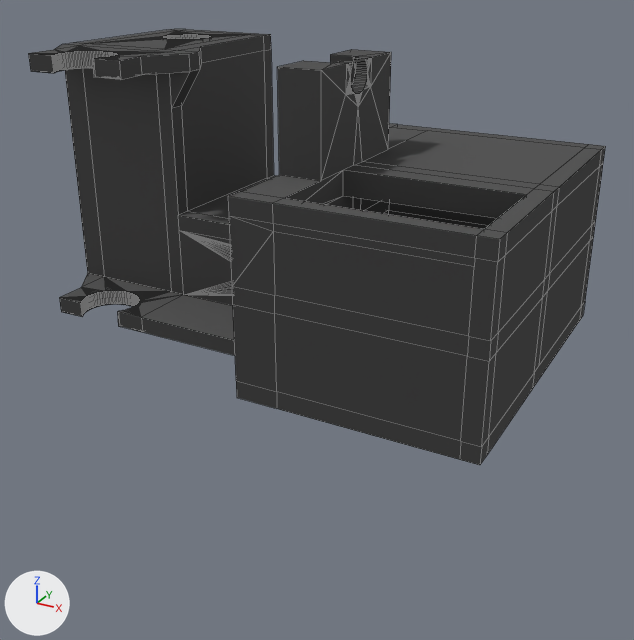
What one commit did to the Blender file case/body.blend.
Before and after are seen from a 50 mm lens placed at (0.1604, -0.2142, 0.0253), pointed at (0.0646, -0.0401, -0.0618). Lighting does not change. The marker at lower left points along +X, +Y and +Z. Mesh edges are drawn as thin lines.

The scene before the commit, as lines of its bpy script (objects in view):
```python
me_cube = bpy.data.meshes.new('Cube')
me_cube.from_pydata(...)  # 1284 vertices, 1808 faces; spans x -0.006..0.12, y -0.078..0.002, z -0.065..0.001
me_cube.materials.append(mat_material)
ob_cube = bpy.data.objects.new('Cube', me_cube)
ob_cube.location = (0.0, 0.0, 0.0)
```
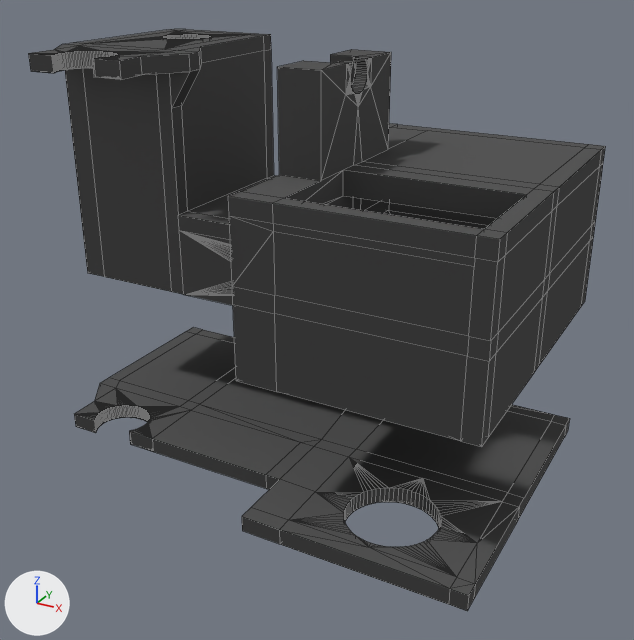
Commit message: cut off roof top

Boxes [x1, y1, x2, y2] around the edits, measured in the pictures (634 x 640 px):
'Cube', reshaped: before [28, 29, 605, 465]; after [28, 29, 605, 447]
'topcover', added: after [74, 327, 570, 611]
part 1 of me_cube, cut back: before [59, 210, 585, 465]; after [383, 210, 489, 229]

What changed in the scene script:
```text
Change me_cube:
    used by ob_cube; location = (0.0, 0.0, 0.0)
    remove me_cube.from_pydata(...)  # 1284 vertices, 1808 faces; spans x -0.006..0.12, y -0.078..0.002, z -0.065..0.001
    add me_cube.from_pydata(...)  # 917 vertices, 1285 faces; spans x -0.006..0.12, y -0.078..0.002, z -0.061..0.001
    me_cube part 1: 368 vertices removed from x -0.006..0.12, y -0.078..0.002, z -0.065..-0.061; 1 vertex added at x 0.0758, y -0.002, z -0.061
Add me_cube_003:
    me_cube_003.from_pydata(...)  # 412 vertices, 592 faces; spans x -0.006..0.12, y -0.078..0.002, z -0.065..-0.061
    me_cube_003.materials.append(mat_material)
Add ob_topcover:
    ob_topcover = bpy.data.objects.new('topcover', me_cube_003)
    ob_topcover.location = (0.0, 0.0, -0.0346)
```
